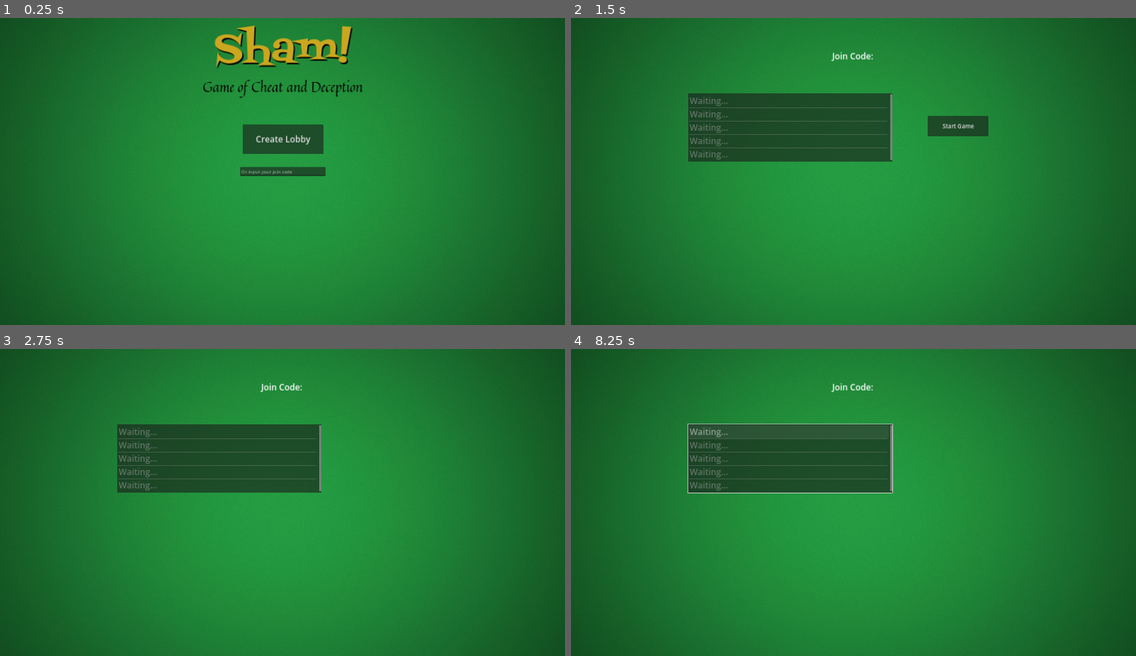
Above: before the commit, frames 1-4 (two rows, left to right).
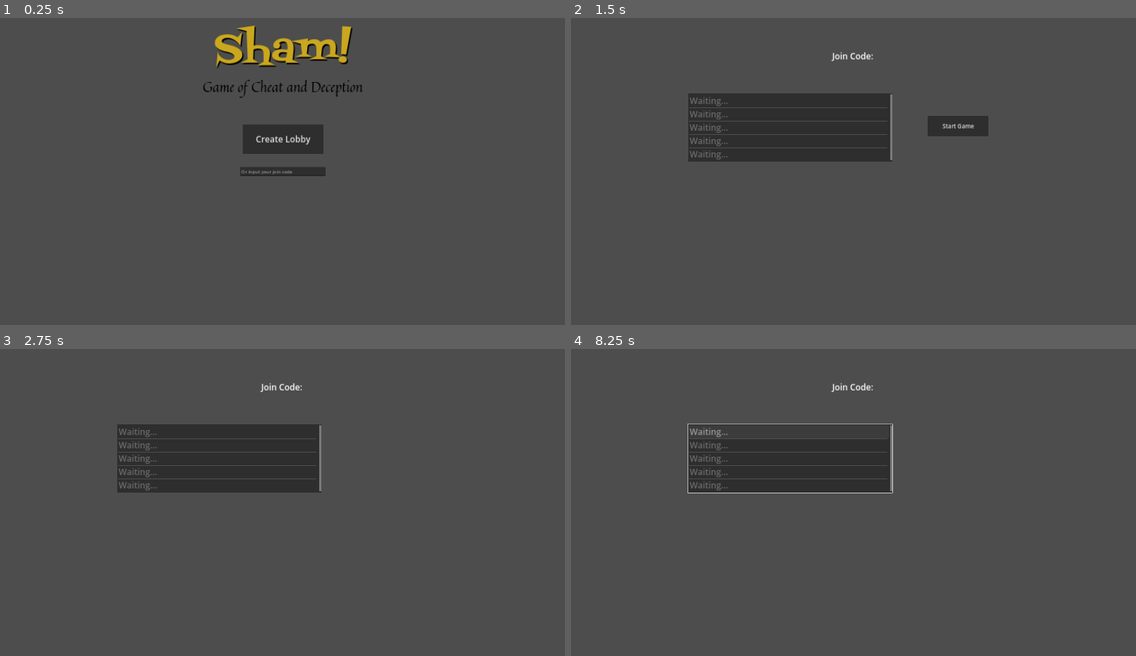
Above: after the commit, the same moments.

Repository: sanujs/cheat-game
Game: Godot game, scene res://main.tscn
Two runs of this game, one before a commit and one after it. Both use one fixed random seed, a clock stepped at 60 frames per second and the inputs below.
Inputs (mouse positions are in pixels of both pictures, inside the frame that each line leads up to):
- Up to frame 1 (0.25 s): no input
- Up to frame 2 (1.5 s): click (853, 171) at 0.52 s; type "12" at 0.6 s; click "Create Lobby" at 1.25 s
- Up to frame 3 (2.75 s): click "Start Game" at 2 s
- Up to frame 4 (8.25 s): tap Enter at 2.75, 4.25, 5.75 s; move the mouse to (977, 487) at 2.77 s; press the mouse at (977, 487) at 2.78 s; tap Space at 3.5, 5, 6.5 s; move the mouse to (740, 517) at 3.52 s; release the mouse at (740, 517) at 3.53 s; right-click (740, 517) at 3.6 s; click (740, 517) at 3.67 s; move the mouse to (910, 434) at 4.27 s; press the mouse at (910, 434) at 4.28 s; move the mouse to (825, 563) at 5.02 s; release the mouse at (825, 563) at 5.03 s; right-click (825, 563) at 5.1 s; click (825, 563) at 5.17 s; move the mouse to (1023, 548) at 5.77 s; press the mouse at (1023, 548) at 5.78 s; move the mouse to (684, 456) at 6.52 s; release the mouse at (684, 456) at 6.53 s; right-click (684, 456) at 6.6 s; click (684, 456) at 6.67 s; move the mouse to (881, 502) at 7.27 s; press the mouse at (881, 502) at 7.28 s; move the mouse to (768, 425) at 8.02 s; release the mouse at (768, 425) at 8.03 s; right-click (768, 425) at 8.1 s; click (768, 425) at 8.17 s

The runs differ from the first frame. In frame 1, 98% of the frame differs, in the area x 0-100%, y 0-100%; in frame 2, 98%; in frame 3, 98%; in frame 4, 97%.

Commit message:
Added visual representation of opponent hands

Diff:
--- a/client/cheat/hand.gd
+++ b/client/cheat/hand.gd
@@ -35,14 +35,14 @@
 	cards.erase(card)
 	remove_child(card)
 
-func reposition_cards(delta: float):
+func reposition_cards():
 	var card_spread = min(angle_limit / cards.size(), max_card_spread_angle)
 	var current_angle = -90 - (card_spread * (cards.size() - 1))/2
 	for card in cards:
-		_update_card_transform(delta, card, current_angle)
+		_update_card_transform(card, current_angle)
 		current_angle += card_spread
 
-func _update_card_transform(delta: float, card: Card, angle_in_deg: float):
+func _update_card_transform(card: Card, angle_in_deg: float):
 	var selected = selected_cards.has(card)
 	card.set_position(_get_card_position(angle_in_deg, selected))
 	card.set_rotation(deg_to_rad(angle_in_deg + 90))
@@ -97,7 +97,7 @@
 			selected_cards.append(card)
 		elif not card.selected:
 			selected_cards.erase(card)
-		reposition_cards(delta)
+		reposition_cards()
 	#	Debugging circle radius
 	if debugcircle and (debugcircle.shape as CircleShape2D).radius != hand_radius:
 		(debugcircle.shape as CircleShape2D).set_radius(hand_radius)
--- a/client/cheat/main.tscn
+++ b/client/cheat/main.tscn
@@ -24,6 +24,7 @@
 metadata/_edit_lock_ = true
 
 [node name="GreenFelt" type="Sprite2D" parent="."]
+visible = false
 position = Vector2(991, 540)
 scale = Vector2(1.03333, 0.905)
 texture = ExtResource("3_uaxcu")
--- /dev/null
+++ b/client/cheat/opponent_hand.gd
@@ -0,0 +1,36 @@
+extends Node2D
+class_name OpponentHand
+
+@export var hand_size: int = 0
+var max_card_spread: int = 150
+var max_width: int = 2500
+var cards: Array = []
+var card_back: Texture2D = load("res://assets/card_back.png")
+
+func set_hand_size(size: int):
+	hand_size = size
+
+func add_card():
+	var new_card_sprite: Sprite2D = Sprite2D.new()
+	new_card_sprite.set_texture(card_back)
+	self.add_child(new_card_sprite)
+	cards.append(new_card_sprite)
+	reposition_cards()
+
+func remove_card():
+	remove_child(cards.pop_back())
+	if len(cards) > 0:
+		reposition_cards()
+
+func reposition_cards():
+	var x_position = max(-1*max_width/2, -1*(len(cards)-1)*max_card_spread/2)
+	var card_spread = min(max_card_spread, max_width/len(cards))
+	for card in cards:
+		card.set_position(Vector2(x_position, 0))
+		x_position += card_spread
+
+func _process(delta: float) -> void:
+	while hand_size > len(cards):
+		add_card()
+	while hand_size < len(cards):
+		remove_card()
--- /dev/null
+++ b/client/cheat/opponent_hand.tscn
@@ -0,0 +1,8 @@
+[gd_scene load_steps=2 format=3 uid="uid://c84b6nkluabw4"]
+
+[ext_resource type="Script" path="res://opponent_hand.gd" id="1_gmhvg"]
+
+[node name="OpponentHand" type="Node2D"]
+position = Vector2(480, 148)
+scale = Vector2(0.115, 0.115)
+script = ExtResource("1_gmhvg")
--- a/client/cheat/scenes/card/card.tscn
+++ b/client/cheat/scenes/card/card.tscn
@@ -17,13 +17,25 @@
 "update": 0,
 "values": [Vector2(0, 0)]
 }
+tracks/1/type = "value"
+tracks/1/imported = false
+tracks/1/enabled = true
+tracks/1/path = NodePath("CardFrontSprite:scale")
+tracks/1/interp = 1
+tracks/1/loop_wrap = true
+tracks/1/keys = {
+"times": PackedFloat32Array(0),
+"transitions": PackedFloat32Array(1),
+"update": 0,
+"values": [Vector2(1, 1)]
+}
 
 [sub_resource type="Animation" id="Animation_a1gk5"]
 resource_name = "hover"
-length = 0.3
+length = 0.1
 tracks/0/type = "value"
 tracks/0/imported = false
-tracks/0/enabled = true
+tracks/0/enabled = false
 tracks/0/path = NodePath("CardFrontSprite:offset")
 tracks/0/interp = 1
 tracks/0/loop_wrap = true
@@ -32,6 +44,18 @@
 "transitions": PackedFloat32Array(0.258816, 1),
 "update": 0,
 "values": [Vector2(0, 0), Vector2(0, -15)]
+}
+tracks/1/type = "value"
+tracks/1/imported = false
+tracks/1/enabled = true
+tracks/1/path = NodePath("CardFrontSprite:scale")
+tracks/1/interp = 1
+tracks/1/loop_wrap = true
+tracks/1/keys = {
+"times": PackedFloat32Array(0, 0.1),
+"transitions": PackedFloat32Array(1, 1),
+"update": 0,
+"values": [Vector2(1, 1), Vector2(1.035, 1.035)]
 }
 
 [sub_resource type="AnimationLibrary" id="AnimationLibrary_74j61"]
@@ -47,6 +71,7 @@
 
 [node name="CardNode" type="Node2D"]
 position = Vector2(929, 428)
+scale = Vector2(0.6, 0.6)
 script = ExtResource("1_mnj7f")
 rank = 10
 
--- a/client/cheat/scenes/hand.tscn
+++ b/client/cheat/scenes/hand.tscn
@@ -10,7 +10,6 @@
 position = Vector2(1008, 2377)
 script = ExtResource("1_jn5df")
 card_scene = ExtResource("2_5by51")
-angle_limit = 45.0
 
 [node name="DebugArea" type="Area2D" parent="."]
 
--- a/client/cheat/scenes/player.gd
+++ b/client/cheat/scenes/player.gd
@@ -6,6 +6,7 @@
 
 @onready var nameLbl = $NameLabel
 @onready var handSizeLbl = $HandSizeLabel
+@onready var playerHand = $PlayerHand
 
 
 func set_player_name(name: String) -> void:
@@ -18,3 +19,7 @@
 func add_cards(num: int) -> void:
 	hand_size += num
 	handSizeLbl.set_text(str(hand_size))
+
+func _process(delta: float) -> void:
+	if hand_size != playerHand.hand_size:
+		playerHand.set_hand_size(hand_size)
--- a/client/cheat/scenes/player.tscn
+++ b/client/cheat/scenes/player.tscn
@@ -1,9 +1,11 @@
-[gd_scene load_steps=3 format=3 uid="uid://douyuut5kwh04"]
+[gd_scene load_steps=4 format=3 uid="uid://douyuut5kwh04"]
 
 [ext_resource type="Script" path="res://scenes/player.gd" id="1_ppjiy"]
 [ext_resource type="Texture2D" uid="uid://c3obdomxlg7xt" path="res://assets/player.png" id="1_xxvca"]
+[ext_resource type="PackedScene" uid="uid://c84b6nkluabw4" path="res://opponent_hand.tscn" id="3_8fpkh"]
 
 [node name="Player" type="Node2D"]
+position = Vector2(900, 99)
 script = ExtResource("1_ppjiy")
 
 [node name="Sprite2D" type="Sprite2D" parent="."]
@@ -25,3 +27,6 @@
 offset_bottom = 75.0
 text = "0"
 horizontal_alignment = 1
+
+[node name="PlayerHand" parent="." instance=ExtResource("3_8fpkh")]
+position = Vector2(0, 143)
